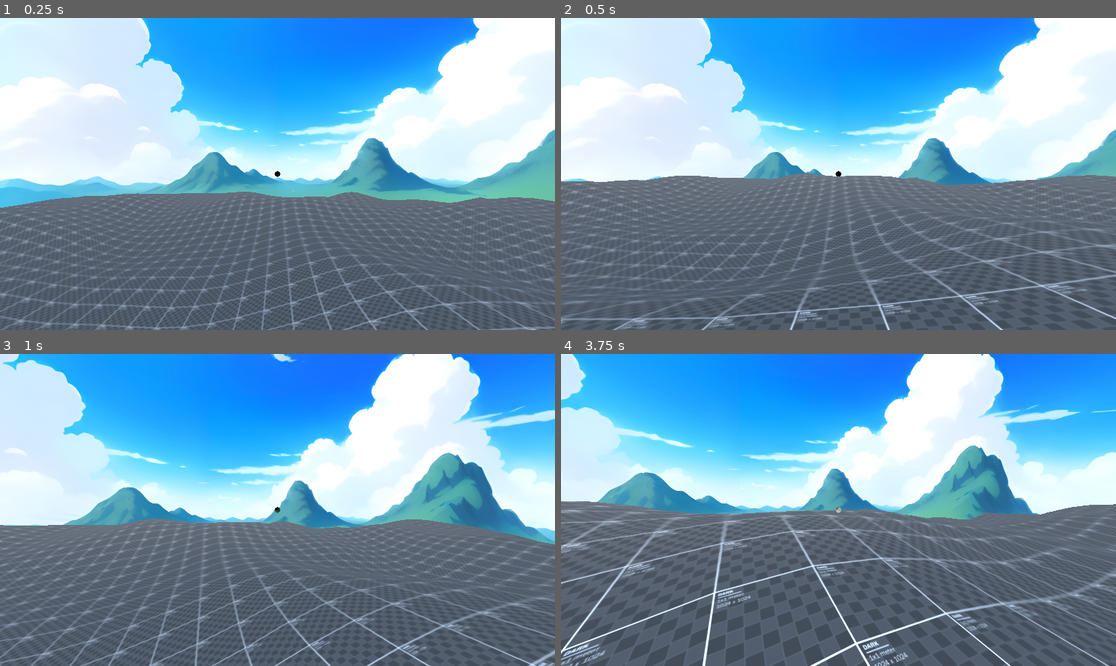
Above: before the commit, frames 1-4 (two rows, left to right).
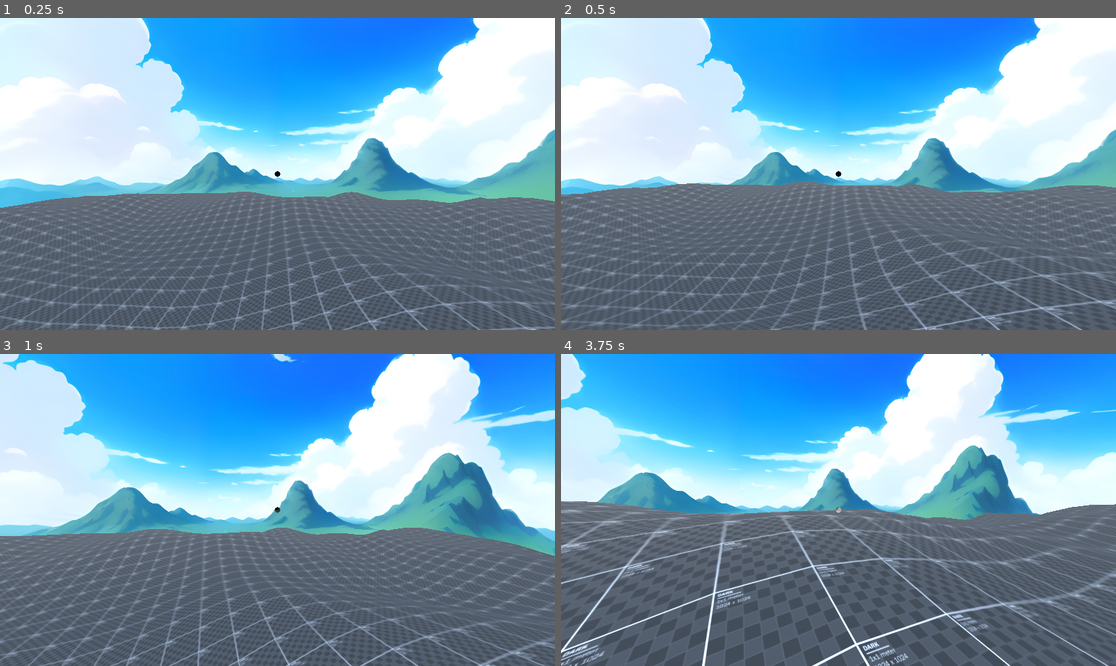
Above: after the commit, the same moments.

Repository: dairycultist/New-Hand-in-Mootown
Game: Godot game, scene res://world.tscn
The game is run twice, just before and just after one commit, with the same random seed, the same clock (stepped at 60 frames per second) and the same inputs.
Inputs (mouse positions are in pixels of both pictures, inside the frame that each line leads up to):
- Up to frame 1 (0.25 s): no input
- Up to frame 2 (0.5 s): no input
- Up to frame 3 (1 s): tap Enter (ui_accept) at 0.5, 0.77 s; move the mouse to (305, 510) at 0.52 s; hold W (walk_up) from 0.53 s (still down); hold E (interact) from 0.53 s (still down)
- Up to frame 4 (3.75 s): keep holding W (walk_up); move the mouse to (810, 510) at 1.27 s; release E (interact) at 1.28 s; tap E (interact) at 1.35, 2.85 s; tap Enter (ui_accept) at 1.52, 3.02 s; move the mouse to (849, 503) at 2.02 s; hold E (interact) 2.03-2.78 s; move the mouse to (832, 516) at 2.77 s; move the mouse to (877, 513) at 3.52 s; hold E (interact) from 3.53 s (still down)

Frame 1 is identical in both runs. In frame 2, 11% of the frame differs, in the area x 0-100%, y 49-100%; in frame 3, 10%; in frame 4, 1.8%.

Commit message:
Planting in dirt patches

Diff:
--- a/crop/crop.gd
+++ b/crop/crop.gd
@@ -56,4 +56,5 @@
 
 		set_locked(false)
 		position.y += 0.5
+		reparent(get_node("/root/World")) # un-parent from DirtPatch we're planted in
 		# play a pop sound
--- a/player_controller.gd
+++ b/player_controller.gd
@@ -18,9 +18,9 @@
 var camera_pitch := 0.0
 var held : RigidBody3D
 
+var looking_node : Node3D
+var looking_position : Vector3
 var looking_holdable : RigidBody3D
-var looking_position : Vector3
-var looking_name : String
 
 func _ready() -> void:
 	Input.set_mouse_mode(Input.MOUSE_MODE_CAPTURED)
@@ -34,8 +34,8 @@
 
 	if ray_result.has("collider"):
 
+		looking_node = ray_result.collider
 		looking_position = ray_result.position
-		looking_name = ray_result.collider.name
 
 		if ray_result.collider is RigidBody3D:
 			looking_holdable = ray_result.collider
@@ -43,8 +43,8 @@
 			looking_holdable = null
 
 	else:
+		looking_node = null
 		looking_holdable = null
-		looking_name = ""
 
 	crosshair.material.set(
 		"shader_parameter/size",
@@ -88,16 +88,18 @@
 
 	if (event.is_action_pressed("interact")):
 
+		# picking stuff
 		if looking_holdable:
 
 			held = looking_holdable
 			held.linear_damp = 10
 
-		elif looking_name != "":
+		# planting
+		elif looking_node and looking_node.name == "DirtPatch" and looking_node.get_child_count() == 2:
 
 			var carrot := CARROT.instantiate()
-			get_node("/root/World").add_child(carrot)
-			carrot.position = looking_position
+			looking_node.add_child(carrot)
+			carrot.position = Vector3.ZERO
 
 	if (event.is_action_released("interact")):
 
--- a/world.tscn
+++ b/world.tscn
@@ -86,10 +86,12 @@
 environment = SubResource("Environment_gbfbk")
 
 [node name="DirtPatch" type="StaticBody3D" parent="."]
+transform = Transform3D(1, 0, 0, 0, 1, 0, 0, 0, 1, 0, 3, 0)
 
 [node name="Collider" type="CollisionShape3D" parent="DirtPatch"]
+transform = Transform3D(1, 0, 0, 0, 1, 0, 0, 0, 1, 0, -0.279348, 0)
 shape = SubResource("SphereShape3D_pkg7o")
 
 [node name="Mesh" type="MeshInstance3D" parent="DirtPatch"]
-transform = Transform3D(0.2, 0, 0, 0, 0.2, 0, 0, 0, 0.2, 0, 0, 0)
+transform = Transform3D(0.2, 0, 0, 0, 0.2, 0, 0, 0, 0.2, 0, -0.181538, 0)
 mesh = ExtResource("6_dwbse")
